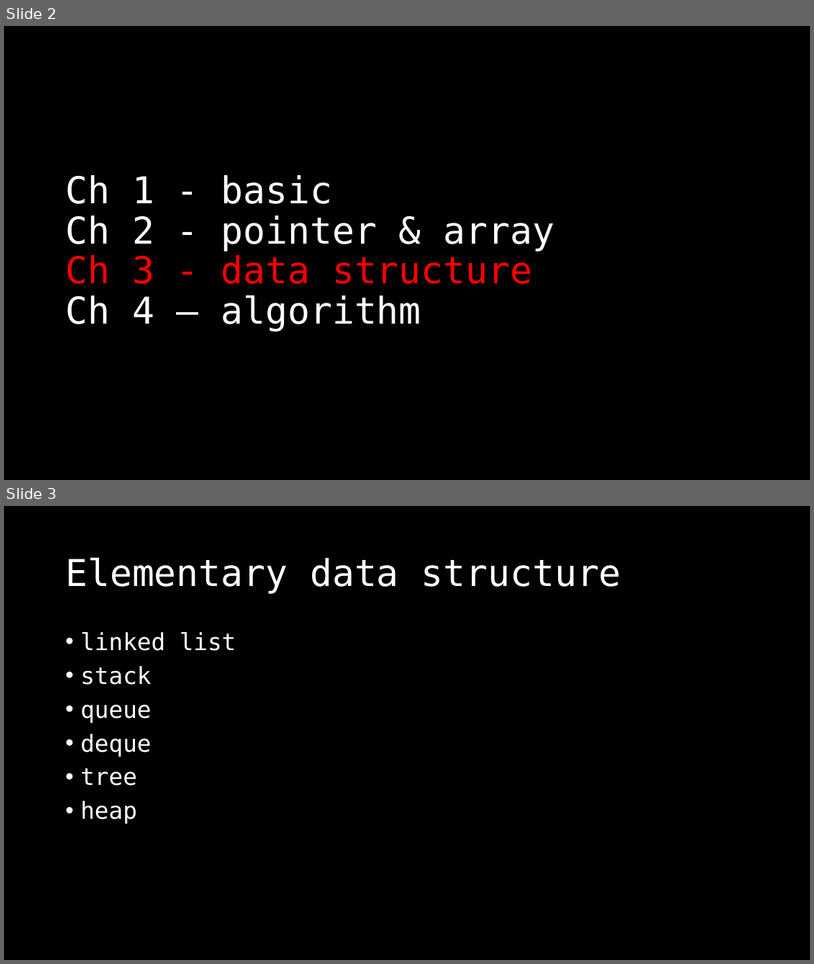
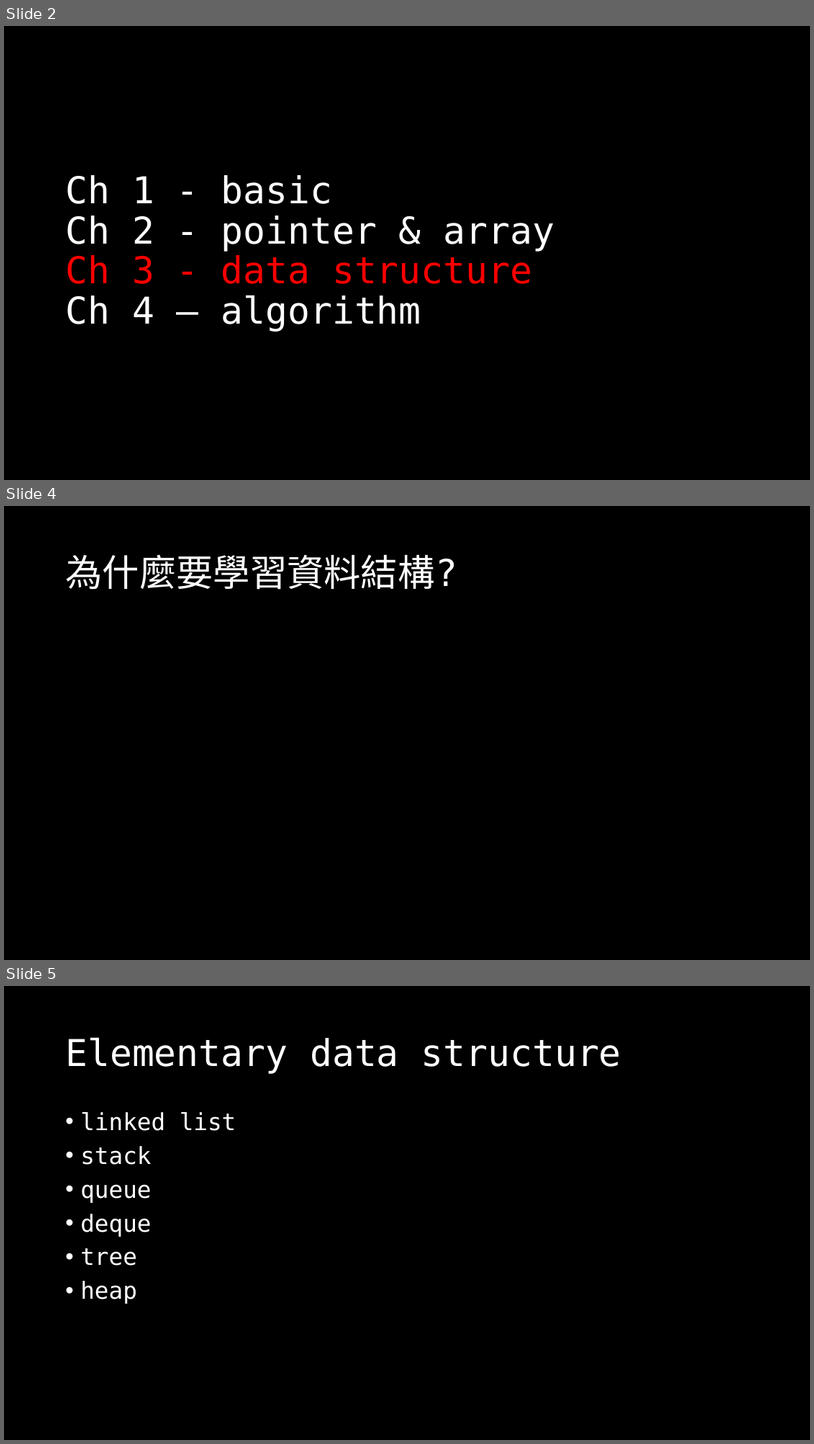
Before and after one commit to OEmiliatanO/those_c_prog_didnt_teach, a slide deck: Ch3/Ch3-data structure.pptx. Shown one above the other, each under a label of ours: slides 2 and 3 before the commit, slides 2, 4 and 5 after it; the slides between them are not shown. The pictures are 814x964 and 814x1444 pixels, drawn with LibreOffice and Linux fonts; fonts in the diff are those of the drawing. Boxes give left, top, right and bottom in pixels: in the first picture for what was removed or moved away, otherwise in the second. Text is boxed around its words. In the diff, an @@ line names an element or a change of style, - is before the commit and + after.

```diff
--- a/Ch3/Ch3-data structure.pptx
+++ b/Ch3/Ch3-data structure.pptx
@@ slide 4 added at (x1=4, y1=506, x2=810, y2=960), background #000000 @@
@@ title added at (x1=65, y1=554, x2=458, y2=590), 44 pt, text #FFFFFF @@
+為什麼要學習資料結構?
@@ what was slide 3 is now slide 5 @@
```
Also in this commit, not shown: 9 slides changed, 2 other slides added.
